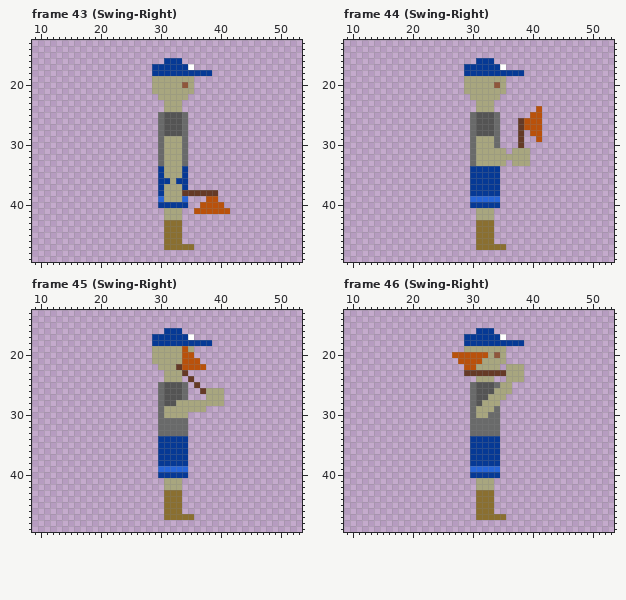
Pixel-art file -- Sprites.aseprite. Above is the file before it was changed.
64x64 pixels, 70 frames. Shown: frame 43 (Swing-Right): x 9..53, y 13..49; frame 44 (Swing-Right): x 9..53, y 13..49; frame 45 (Swing-Right): x 9..53, y 13..49; frame 46 (Swing-Right): x 9..53, y 13..49. The commit also changed other frames, which this record leaves out.
After the commit:
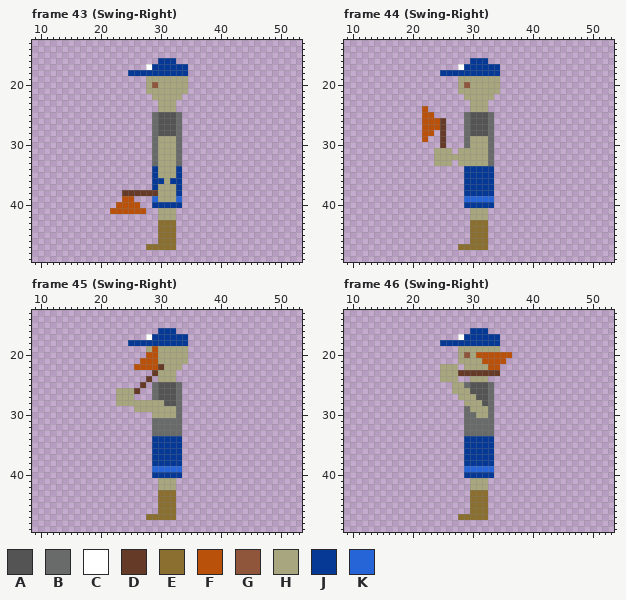
Palette (. is transparent): A #545454  B #696a6a  C #ffffff  D #653a26  E #8a6f30  F #b9510b  G #8f563b  H #a8a67f  J #063995  K #2665d8
Commit message: Got the animations syncronize for swing and idle in all directions
Diff:
Changed rows in their new state; - is an unchanged pixel.
Frame 43 (Swing-Right):
first column x 22:
16 --------J--.--------
17 ------C------.------
18 ---JJJJ------....---
19 ------H------.------
20 ------HG----H.------
21 ------H------.------
22 -------H----.-------
23 --------H--.--------
24 --------H--.--------
25 -------BA--B.-------
26 -------BA--B.-------
27 -------BA--B.-------
28 -------BA--B.-------
29 -------BH--B.-------
30 -------BH--B.-------
31 -------BH--B.-------
32 -------BH--B.-------
33 -------BH--B.-------
34 -------JH--J.-------
35 -------JH--J.-------
36 -------J-HJ-.-------
37 -------JH--J.-------
38 --DDDDDDH--J......--
39 --FF---KH--K.---..--
40 -FFFF--J----.--....-
41 FFFFFF--H--.--......
42 --------H--.--------
43 --------E--.--------
44 --------E--.--------
45 --------E--.--------
46 --------E--.--------
47 ------EEE--...------
Frame 44 (Swing-Right):
first column x 22:
16 --------J--.--------
17 ------C------.------
18 ---JJJJ------....---
19 ------H------.------
20 ------HG----H.------
21 ------H------.------
22 -------H----.-------
23 --------H--.--------
24 F-------H--.-------.
25 FF-----BA--B.-----..
26 FFFD---BA--B.---....
27 FFFD---BA--B.---....
28 FF-D---BA--B.---.-..
29 F--D---BH--B.---.--.
30 ---D---BH--B.---.---
31 --HHH-HHH--B..-...--
32 --HHHHHHH--B......--
33 --HHH-HHH--B..-...--
34 -------J----.-------
35 -------J----.-------
36 -------J----.-------
37 -------J----.-------
38 -------J----.-------
39 -------K----.-------
40 -------J----.-------
41 --------H--.--------
42 --------H--.--------
43 --------E--.--------
44 --------E--.--------
45 --------E--.--------
46 --------E--.--------
47 ------EEE--...------
Frame 45 (Swing-Right):
first column x 23:
16 -------J--.-------
17 -----C------.-----
18 --JJJJ------....--
19 -----HF----H.-----
20 -----FF----H.-----
21 ----FFF----H..----
22 ---FFFFD--H....---
23 ------DH--..------
24 -----D-H--.-.-----
25 ----D-BA--B.-.----
26 HHHD--BA--B.--....
27 HHH---BA--B.---...
28 HHHHHHHH--B.......
29 ---HHHHH--B....---
30 ------HH--B.------
31 ------B----.------
32 ------B----.------
33 ------B----.------
34 ------J----.------
35 ------J----.------
36 ------J----.------
37 ------J----.------
38 ------J----.------
39 ------K----.------
40 ------J----.------
41 -------H--.-------
42 -------H--.-------
43 -------E--.-------
44 -------E--.-------
45 -------E--.-------
46 -------E--.-------
47 -----EEE--...-----
Frame 46 (Swing-Right):
first column x 25:
16 -----J--.-----
17 ---C------.---
18 JJJJ------....
19 ---H------.---
20 --.HGH--FFFF--
21 ---HHHHFFFF---
22 HHH-HH--FF-...
23 HHHD------....
24 HHH--H--.--...
25 --HHBA--B...--
26 --HHHA--B...--
27 ---HHH--B..---
28 ----HHHAB.----
29 ----BH--B.----
30 ----B----.----
31 ----B----.----
32 ----B----.----
33 ----B----.----
34 ----J----.----
35 ----J----.----
36 ----J----.----
37 ----J----.----
38 ----J----.----
39 ----K----.----
40 ----J----.----
41 -----H--.-----
42 -----H--.-----
43 -----E--.-----
44 -----E--.-----
45 -----E--.-----
46 -----E--.-----
47 ---EEE--...---
